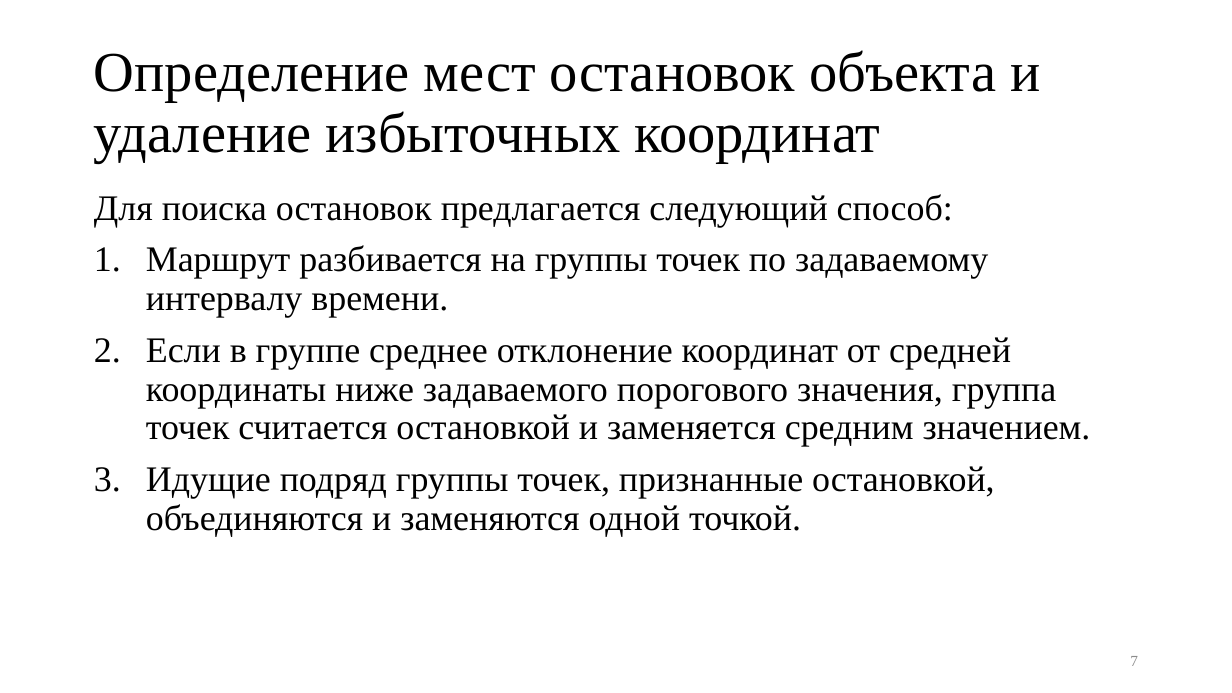
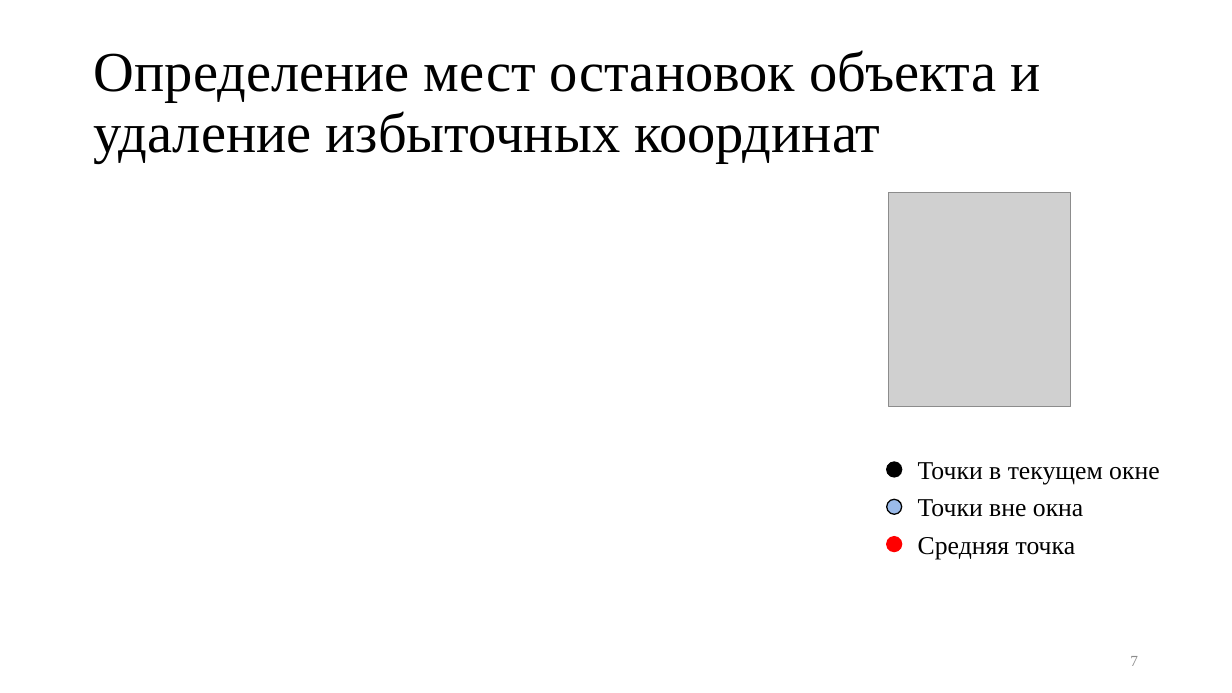
Before and after one commit to kaedvann/TrackFilter, a slide deck: slide 7 of docs/thesis/thesis.pptx. Drawn at 1232x693 pixels with LibreOffice and Linux fonts; fonts in the diff are those of the drawing; grey boxes stand for pictures. Boxes give left, top, right and bottom in pixels: in the first picture for what was removed or moved away, otherwise in the second. Text is boxed around its words. In the diff, an @@ line names an element or a change of style, - is before the commit and + after.

```diff
--- a/docs/thesis/thesis.pptx
+++ b/docs/thesis/thesis.pptx
@@ text removed at (x1=94, y1=194, x2=1091, y2=537) @@
-Для поиска остановок предлагается следующий способ:
-1. Маршрут разбивается на группы точек по задаваемому интервалу времени.
-2. Если в группе среднее отклонение координат от средней координаты ниже задаваемого порогового значения, группа точек считается остановкой и заменяется средним значением.
-3. Идущие подряд группы точек, признанные остановкой, объединяются и заменяются одной точкой.
@@ picture added at (x1=888, y1=192, x2=1070, y2=407) @@
@@ ellipse added at (x1=887, y1=462, x2=902, y2=477), fill #000000, outline #000000 1 pt @@
@@ text added at (x1=918, y1=462, x2=1159, y2=484), 20 pt, text #000000 @@
+Точки в текущем окне
@@ ellipse added at (x1=887, y1=499, x2=902, y2=514), fill #9ABAE9, outline #000000 1 pt @@
@@ text added at (x1=918, y1=499, x2=1083, y2=517), 20 pt, text #000000 @@
+Точки вне окна
@@ ellipse added at (x1=887, y1=537, x2=902, y2=552), fill #FF0000, outline #FF0000 1 pt @@
@@ text added at (x1=918, y1=537, x2=1076, y2=559), 20 pt, text #000000 @@
+Средняя точка
```
Also in this commit, not shown: 2 other slides changed, 3 slides added, 2 slides removed, 15 other files.
